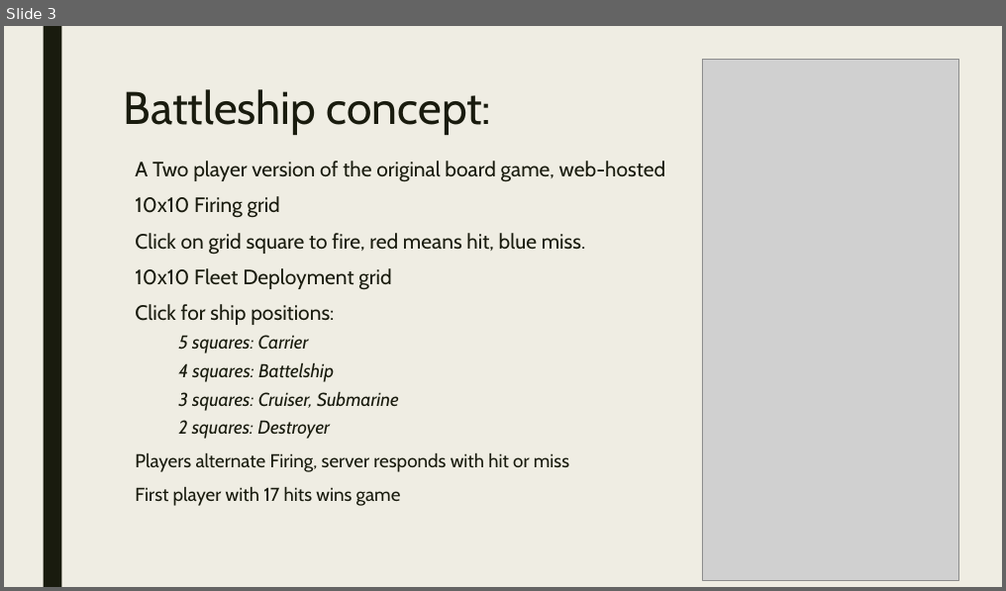
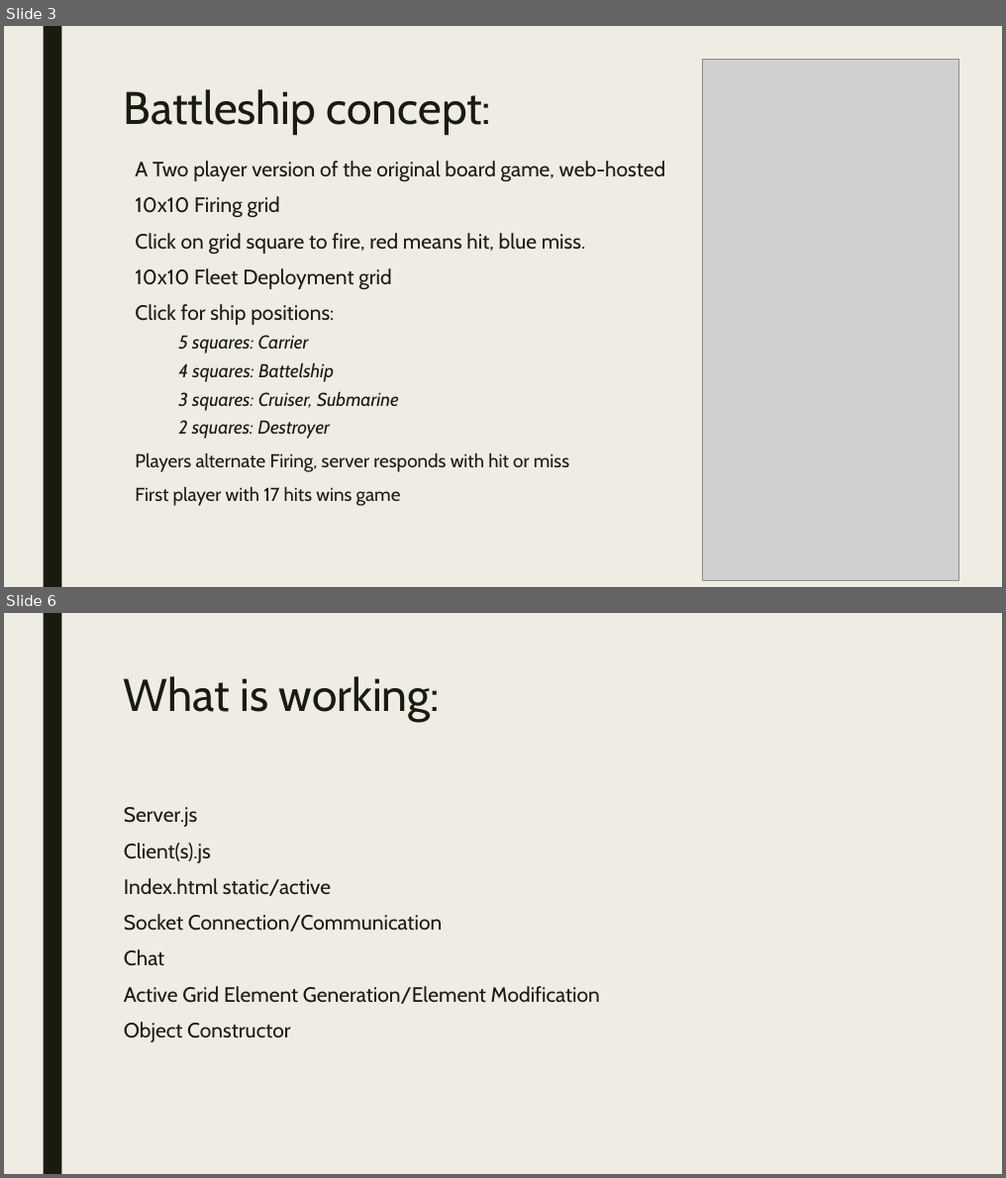
Before and after one commit to jedmike/UCF_Project2Battleship, a slide deck: docs/porojectOneBrief.ppt.pptx. Shown one above the other, each under a label of ours: slide 3 before the commit, slides 3 and 6 after it; the slides between them are not shown. The pictures are 1006x591 and 1006x1178 pixels, drawn with LibreOffice and Linux fonts; fonts in the diff are those of the drawing; grey boxes stand for pictures. Boxes give left, top, right and bottom in pixels: in the first picture for what was removed or moved away, otherwise in the second. Text is boxed around its words. In the diff, an @@ line names an element or a change of style, - is before the commit and + after.

```diff
--- a/docs/porojectOneBrief.ppt.pptx
+++ b/docs/porojectOneBrief.ppt.pptx
@@ slide 6 added at [4, 613, 1002, 1174], background #EFEDE3; not listed: 1 template element that a slide beside it also shows @@
@@ title added at [124, 676, 440, 722], 44 pt, text #191B0E @@
+What is working:
@@ text added at [124, 807, 600, 1043], 20 pt, text #191B0E @@
+Server.js
+Client(s).js
+Index.html static/active
+Socket Connection/Communication
+Chat
+Active Grid Element Generation/Element Modification
+Object Constructor
```
Also in this commit, not shown: 2 slides changed, 2 other slides added, 5 other files.
